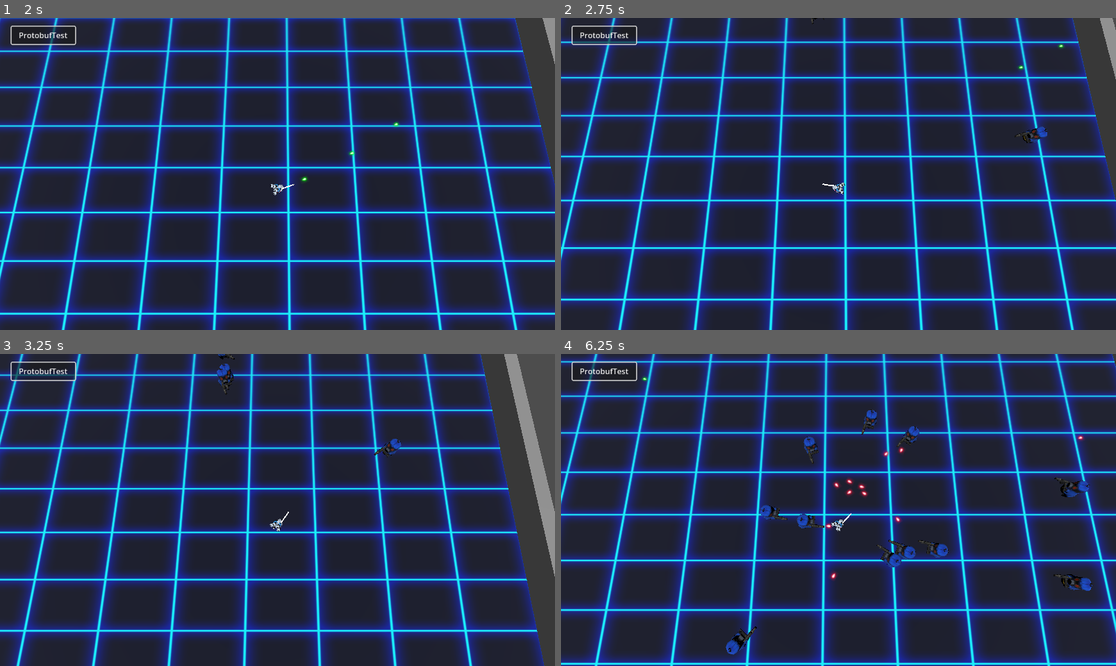
Above: before the commit, frames 1-4 (two rows, left to right).
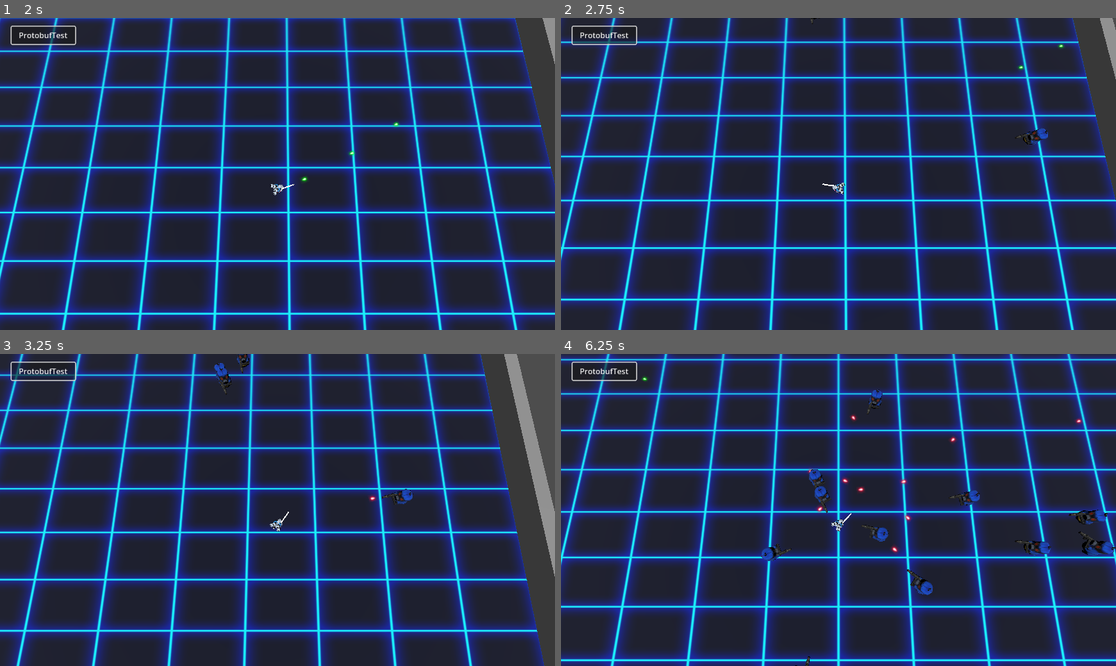
Above: after the commit, the same moments.

Repository: DarkAngelZT/Shooter-DPPO
Game: Godot game, scene res://scene/main_scene.tscn
The game is run twice, just before and just after one commit, with the same random seed, the same clock (stepped at 60 frames per second) and the same inputs.
Inputs (mouse positions are in pixels of both pictures, inside the frame that each line leads up to):
- Up to frame 1 (2 s): click "ProtobufTest" at 0.5 s; tap Enter at 1.25 s; move the mouse to (399, 158) at 1.27 s; press the mouse at (399, 158) at 1.28 s; hold D (move_right) from 1.28 s (still down)
- Up to frame 2 (2.75 s): move the mouse to (727, 189) at 2.02 s; release D (move_right) at 2.03 s; release the mouse at (727, 189) at 2.03 s; hold S (move_back) from 2.03 s (still down); tap Mouse wheel down (zoom_in) at 2.1 s
- Up to frame 3 (3.25 s): move the mouse to (333, 441) at 2.77 s; release S (move_back) at 2.78 s; hold D (move_right) from 2.78 s (still down); tap Mouse wheel up (zoom_out) at 2.85 s
- Up to frame 4 (6.25 s): move the mouse to (810, 572) at 3.52 s; release D (move_right) at 3.53 s; hold W (move_forward) 3.53-4.28 s; tap Z at 3.6 s; move the mouse to (1005, 556) at 4.27 s; hold X 4.28-5.03 s; hold A (move_left) 4.28-5.78 s; move the mouse to (672, 463) at 5.02 s; click (672, 463) at 5.1 s; move the mouse to (866, 510) at 5.77 s; hold S (move_back) from 5.78 s (still down); tap Mouse wheel down (zoom_in) at 5.85 s

Frame 1 is identical in both runs. In frame 2, 0.1% of the frame differs, in the area x 45-88%, y 0-41%; in frame 3, 0.5%; in frame 4, 57%, in the area x 0-100%, y 0-100%.

Commit message:
优化小怪行为树

Diff:
--- a/assets/behaviour_trees/bt_minon.tscn
+++ b/assets/behaviour_trees/bt_minon.tscn
@@ -10,13 +10,16 @@
 [ext_resource type="Script" path="res://scripts/behaviour_tree/composites/SimpleParallel.gd" id="9_bfpn1"]
 [ext_resource type="Script" path="res://scripts/behaviour_tree/task/BTA_MoveTo.gd" id="10_xqu64"]
 [ext_resource type="Script" path="res://scripts/behaviour_tree/condition/BTC_CanAttack.gd" id="11_vmu6d"]
+[ext_resource type="Script" path="res://scripts/behaviour_tree/task/BTA_SetMoveCd.gd" id="12_ia8dg"]
 [ext_resource type="Script" path="res://scripts/behaviour_tree/task/BTA_Attack.gd" id="12_m1um3"]
+[ext_resource type="Script" path="res://addons/beehave/nodes/decorators/inverter.gd" id="13_hfyhe"]
+[ext_resource type="Script" path="res://scripts/behaviour_tree/condition/BTC_IsInMoveCd.gd" id="14_x6y17"]
 
 [node name="Minon" type="Node" node_paths=PackedStringArray("blackboard", "actor")]
 script = ExtResource("1_wvu5y")
 tick_rate = 3
-blackboard = NodePath("@Node@17796")
-actor = NodePath("")
+blackboard = NodePath("@Node@17802")
+actor = NodePath("..")
 
 [node name="SequenceComposite" type="Node" parent="."]
 script = ExtResource("2_al4mq")
@@ -56,6 +59,12 @@
 [node name="AttackMoveSequence" type="Node" parent="SequenceComposite/MoveSelector"]
 script = ExtResource("2_al4mq")
 
+[node name="InverterDecorator" type="Node" parent="SequenceComposite/MoveSelector/AttackMoveSequence"]
+script = ExtResource("13_hfyhe")
+
+[node name="BTC_IsInMoveCd" type="Node" parent="SequenceComposite/MoveSelector/AttackMoveSequence/InverterDecorator"]
+script = ExtResource("14_x6y17")
+
 [node name="BTA_SelectAttackLocation" type="Node" parent="SequenceComposite/MoveSelector/AttackMoveSequence"]
 script = ExtResource("8_mh8oi")
 
@@ -91,3 +100,6 @@
 
 [node name="BTA_Attack" type="Node" parent="SequenceComposite/MoveSelector/AttackMoveSequence/SimpleParallelComposite/AttackSequence"]
 script = ExtResource("12_m1um3")
+
+[node name="BTA_SetMoveCd" type="Node" parent="SequenceComposite/MoveSelector/AttackMoveSequence"]
+script = ExtResource("12_ia8dg")
--- a/scripts/behaviour_tree/composites/SimpleParallel.gd
+++ b/scripts/behaviour_tree/composites/SimpleParallel.gd
@@ -1,5 +1,5 @@
 @tool
-@icon("../../icons/sequence.svg")
+@icon("res://addons/beehave/icons/simple_parallel.svg")
 class_name SimpleParallelComposite extends Composite
 
 ## Simple Parallel 节点会像虚幻里面那样同时运行两个子节点:主节点(第一子节点)和副节点(第二子节点)
--- /dev/null
+++ b/scripts/behaviour_tree/condition/BTC_IsInMoveCd.gd
@@ -0,0 +1,11 @@
+class_name BTC_IsInMoveCd extends ConditionLeaf
+
+@export
+var cool_down:float = 3
+
+func tick(actor, blackboard: Blackboard):
+	var last_move_time = blackboard.get_value("last_move_time",null,str(actor.get_instance_id()))
+	if last_move_time == null or Time.get_ticks_msec() - last_move_time > cool_down*1000:
+		return FAILURE
+	else:
+		return SUCCESS
--- /dev/null
+++ b/scripts/behaviour_tree/task/BTA_SetMoveCd.gd
@@ -0,0 +1,6 @@
+class_name BTA_SetMoveCd extends ActionLeaf
+
+
+func tick(actor, blackboard: Blackboard):
+	blackboard.set_value("last_move_time",Time.get_ticks_msec(),str(actor.get_instance_id()))
+	return SUCCESS
Not shown, added: addons/beehave/icons/simple_parallel.svg
Not shown, added: addons/beehave/icons/simple_parallel.svg.import
Not shown: 1 places in assets/behaviour_trees/bt_minon.tscn that only renumber resources
